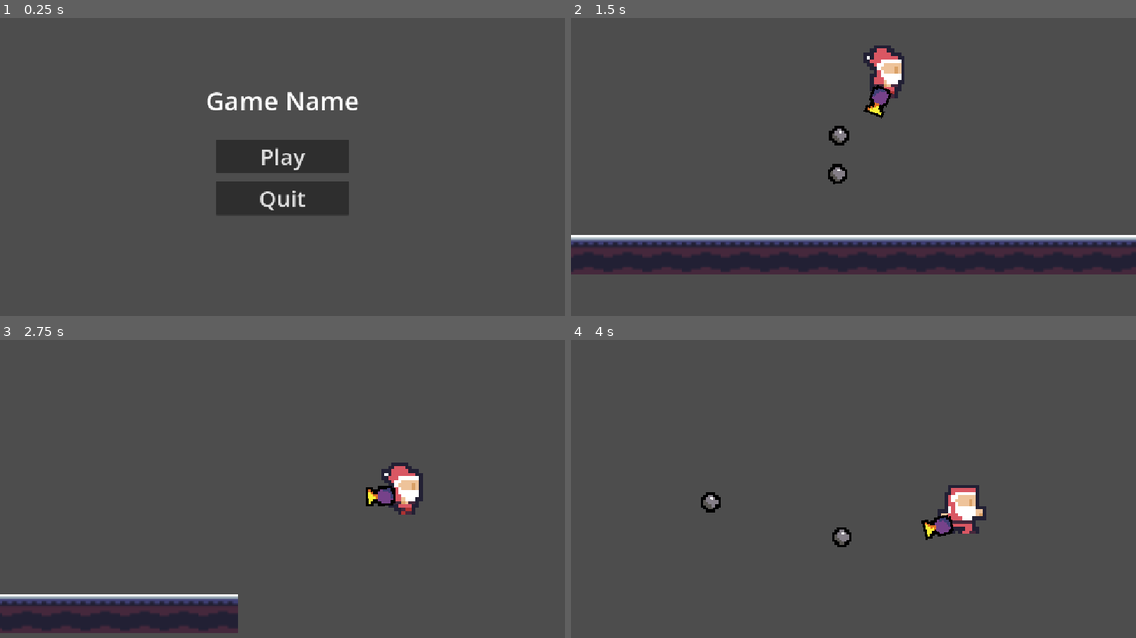
Above: before the commit, frames 1-4 (two rows, left to right).
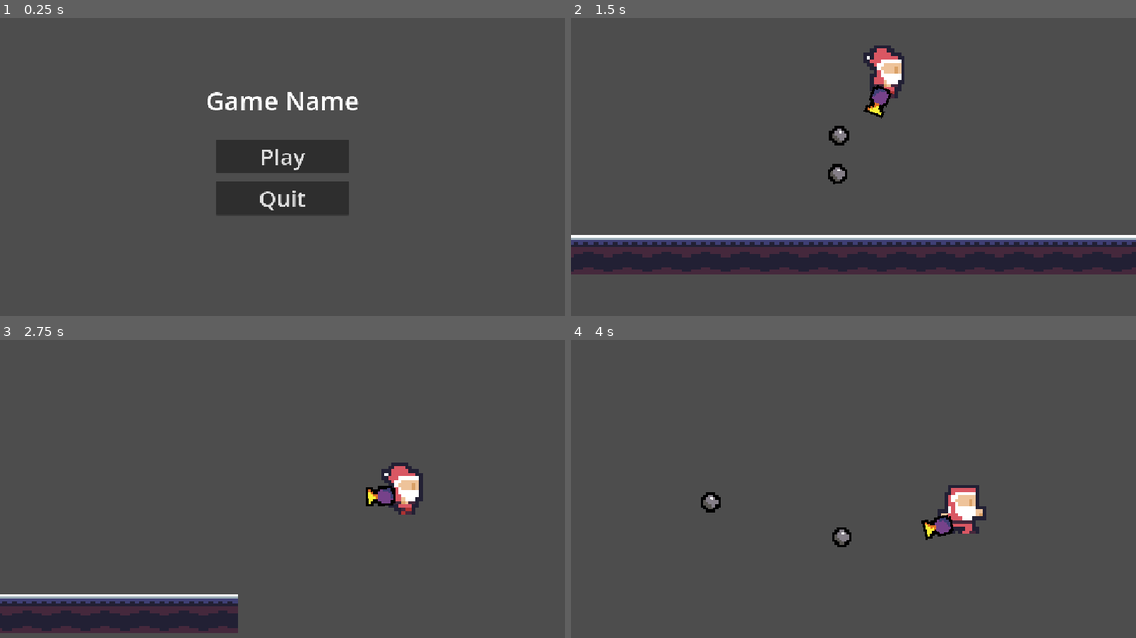
Above: after the commit, the same moments.

Repository: Siporipo/HavenGame
Game: Godot game, scene res://scenes/master.tscn
Two runs of this game, one before a commit and one after it. Both use one fixed random seed, a clock stepped at 60 frames per second and the inputs below.
Inputs (mouse positions are in pixels of both pictures, inside the frame that each line leads up to):
- Up to frame 1 (0.25 s): no input
- Up to frame 2 (1.5 s): click "Play" at 0.5 s; tap Enter (ui_accept) at 1.25 s; move the mouse to (853, 155) at 1.27 s; hold Right (ui_right) from 1.28 s (still down); click (853, 155) at 1.35 s
- Up to frame 3 (2.75 s): keep holding Right (ui_right); tap Enter (ui_accept) at 1.52, 2.27 s; move the mouse to (169, 494) at 2.02 s; click (169, 494) at 2.1 s
- Up to frame 4 (4 s): move the mouse to (910, 408) at 2.77 s; release Right (ui_right) at 2.78 s; hold Left (ui_left) 2.78-3.53 s; click (910, 408) at 2.85 s; tap Enter (ui_accept) at 3.5, 3.77 s; move the mouse to (825, 542) at 3.52 s; hold Right (ui_right) from 3.53 s (still down); click (825, 542) at 3.6 s

The runs differ from the first frame. In frame 1, 0.3% of the frame differs, in the area x 36-64%, y 24-65%; in frame 2, 1.2%, in the area x 0-100%, y 73-80%; in frame 3, 0.4%; in frame 4, nothing differs.

Commit message:
Hit point scene added

Diff:
--- a/project.godot
+++ b/project.godot
@@ -34,5 +34,6 @@
 
 [rendering]
 
+textures/canvas_textures/default_texture_filter=0
 rendering_device/driver.windows="d3d12"
 renderer/rendering_method="mobile"
--- /dev/null
+++ b/scenes/hit_point.tscn
@@ -0,0 +1,44 @@
+[gd_scene format=3 uid="uid://ko4dhtdomlqo"]
+
+[ext_resource type="Texture2D" uid="uid://bi6cw5771mfi6" path="res://assets/Utilities.png" id="1_4ry41"]
+
+[sub_resource type="AtlasTexture" id="AtlasTexture_2gt1d"]
+atlas = ExtResource("1_4ry41")
+region = Rect2(32, 48, 16, 16)
+
+[sub_resource type="AtlasTexture" id="AtlasTexture_f36jy"]
+atlas = ExtResource("1_4ry41")
+region = Rect2(16, 48, 16, 16)
+
+[sub_resource type="SpriteFrames" id="SpriteFrames_j65aw"]
+animations = [{
+"frames": [{
+"duration": 1.0,
+"texture": SubResource("AtlasTexture_2gt1d")
+}],
+"loop": 1,
+"name": &"closed",
+"speed": 5.0
+}, {
+"frames": [{
+"duration": 1.0,
+"texture": SubResource("AtlasTexture_f36jy")
+}],
+"loop": 1,
+"name": &"open",
+"speed": 5.0
+}]
+
+[sub_resource type="RectangleShape2D" id="RectangleShape2D_j65aw"]
+size = Vector2(16, 16)
+
+[node name="Hit point" type="Area2D" unique_id=699409179]
+
+[node name="AnimatedSprite2D" type="AnimatedSprite2D" parent="." unique_id=73428738]
+position = Vector2(-2.3841858e-07, -2.3841858e-07)
+scale = Vector2(1.1875001, 1.1875001)
+sprite_frames = SubResource("SpriteFrames_j65aw")
+animation = &"closed"
+
+[node name="CollisionShape2D" type="CollisionShape2D" parent="." unique_id=383787319]
+shape = SubResource("RectangleShape2D_j65aw")
